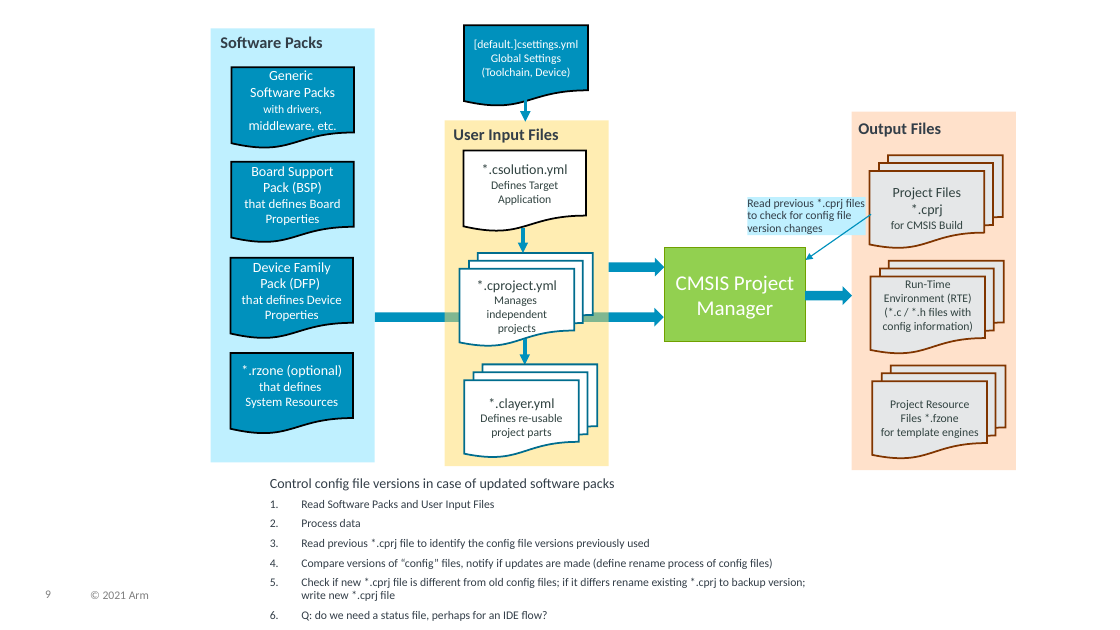
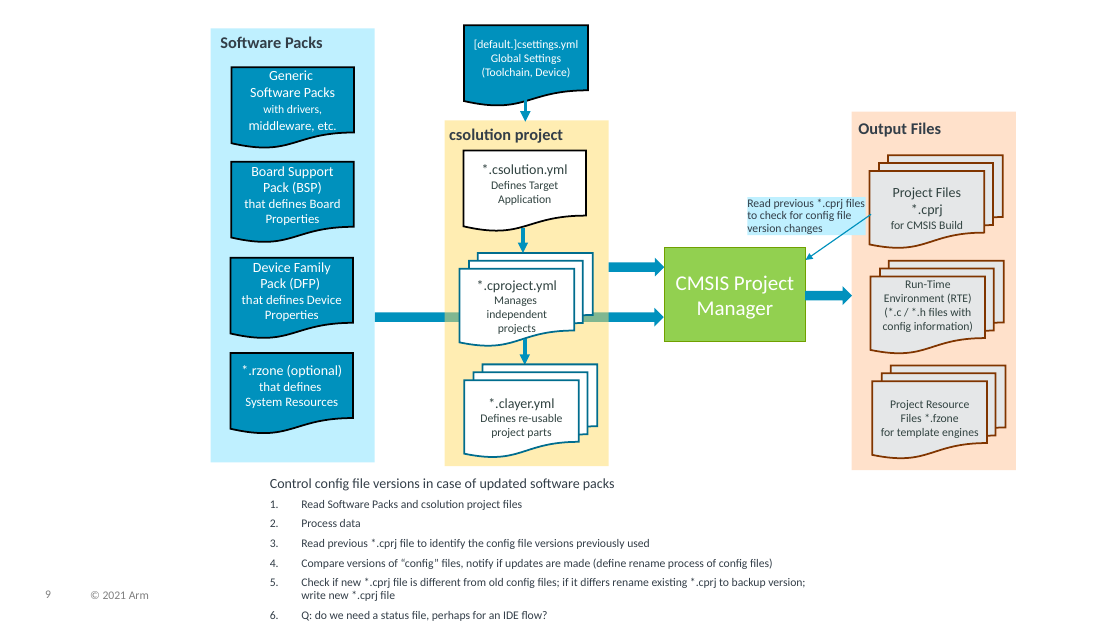
Before and after one commit to Open-CMSIS-Pack/cmsis-toolbox, a slide deck: slide 9 of docs/images/overview.pptx. Drawn at 1120x630 pixels with LibreOffice and Linux fonts; fonts in the diff are those of the drawing. Boxes give left, top, right and bottom in pixels: in the first picture for what was removed or moved away, otherwise in the second. Text is boxed around its words. In the diff, an @@ line names an element or a change of style, - is before the commit and + after.

```diff
--- a/docs/images/overview.pptx
+++ b/docs/images/overview.pptx
@@ text at box(449, 128, 563, 143): text changed @@
-User Input Files
+csolution project
@@ text at box(301, 500, 522, 510): text changed @@
-1. Read Software Packs and User Input Files
+1. Read Software Packs and csolution project files
```
Also in this commit, not shown: 7 other slides changed, 13 other files.
